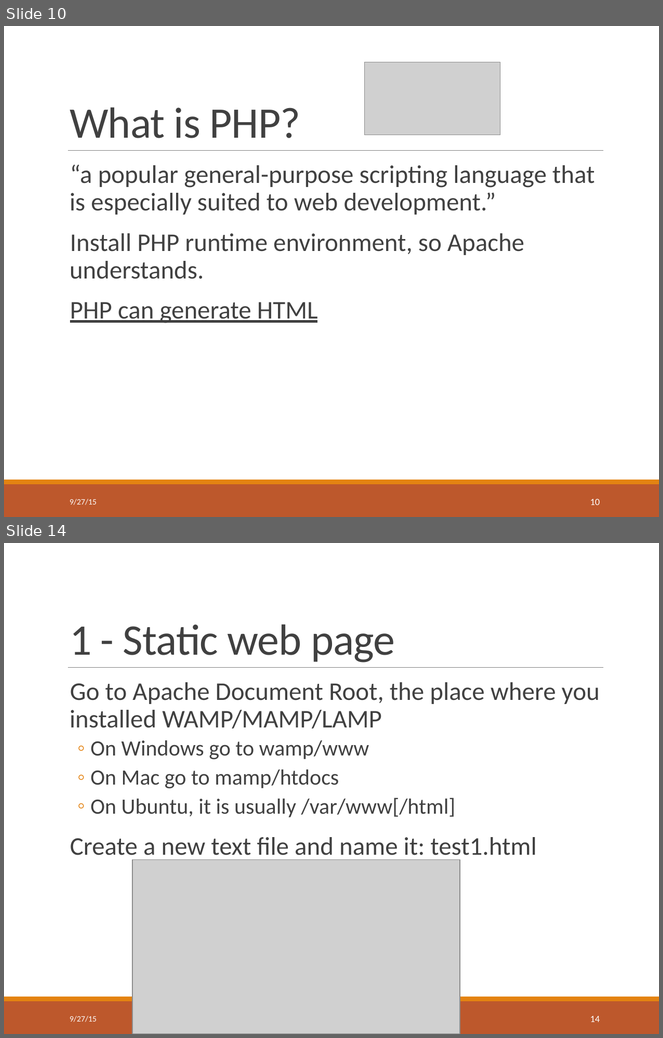
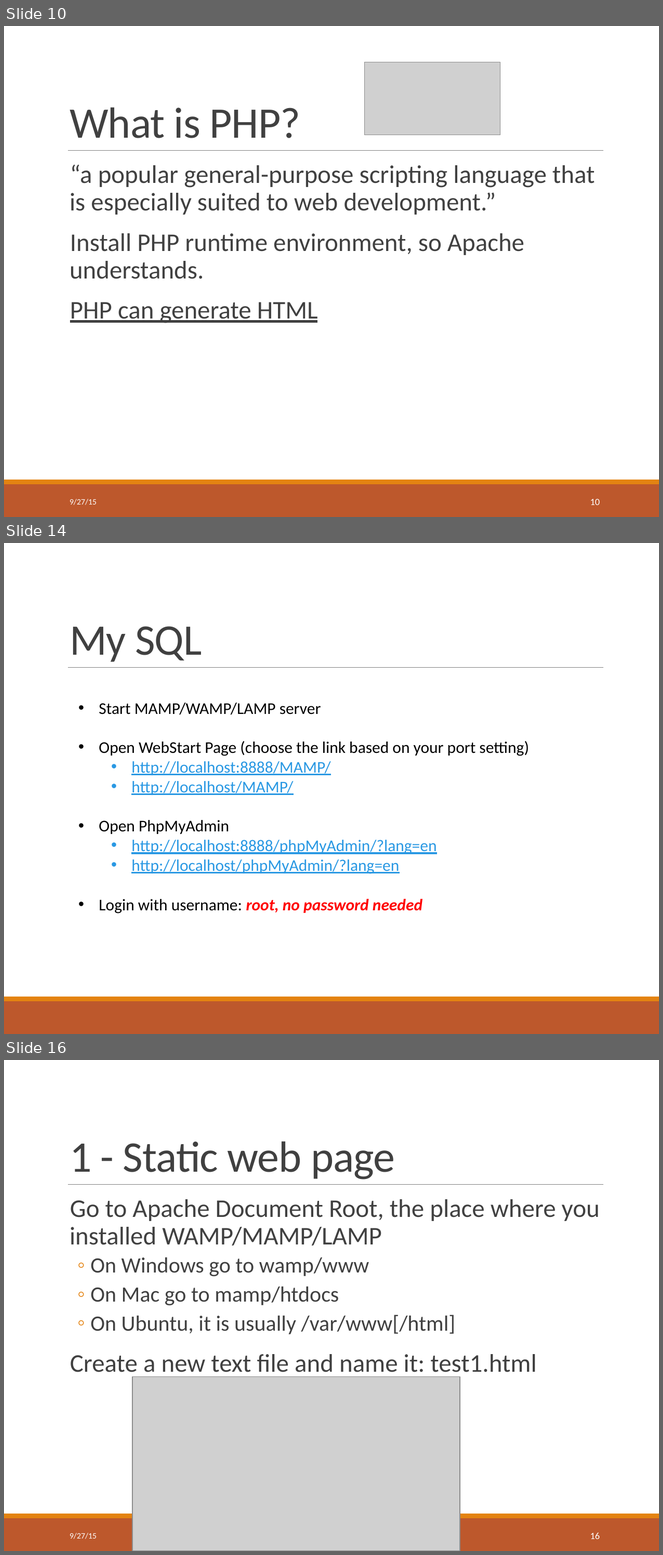
Before and after one commit to nikunjgoel95/INFSCI2710-lab, a slide deck: Lab slides.pptx. Shown one above the other, each under a label of ours: slides 10 and 14 before the commit, slides 10, 14 and 16 after it; the slides between them are not shown. The pictures are 663x1038 and 663x1555 pixels, drawn with LibreOffice and Linux fonts; fonts in the diff are those of the drawing; grey boxes stand for pictures. Boxes give left, top, right and bottom in pixels: in the first picture for what was removed or moved away, otherwise in the second. Text is boxed around its words. In the diff, an @@ line names an element or a change of style, - is before the commit and + after.

```diff
--- a/Lab slides.pptx
+++ b/Lab slides.pptx
@@ slide 14 added at (4, 543, 659, 1034), background #FFFFFF; not listed: 3 template elements that a slide beside it also shows @@
@@ title added at (70, 626, 202, 662), 48 pt, text #404040 @@
+My SQL
@@ text added at (99, 703, 529, 914), 18 pt, text #2998E3 @@
+• Start MAMP/WAMP/LAMP server
+• Open WebStart Page (choose the link based on your port setting)
+  • http://localhost:8888/MAMP/
+  • http://localhost/MAMP/
+• Open PhpMyAdmin
+  • http://localhost:8888/phpMyAdmin/?lang=en
+  • http://localhost/phpMyAdmin/?lang=en
+• Login with username: root, no password needed
@@ what was slide 14 is now slide 16 @@
@@ page number at (591, 1533, 600, 1539): text changed @@
-14
+16
```
Also in this commit, not shown: 10 slides changed, 1 other slide added.
